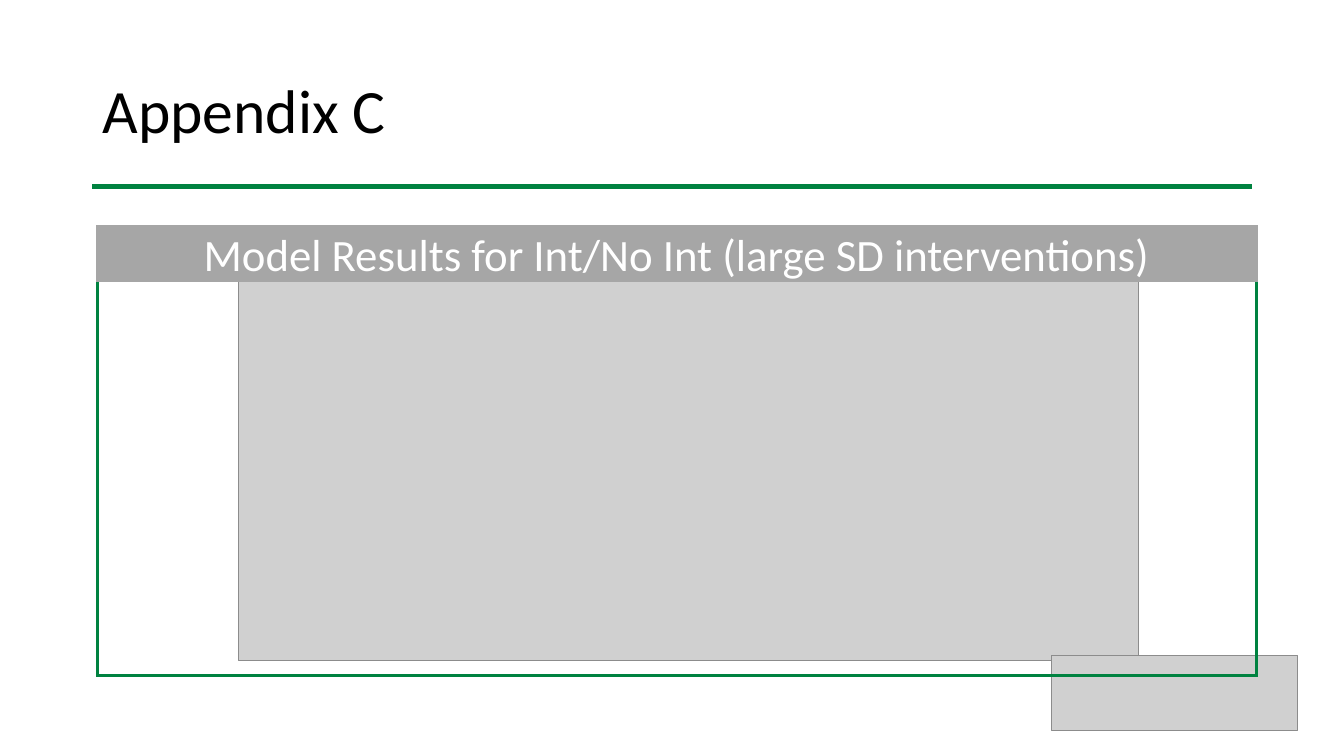
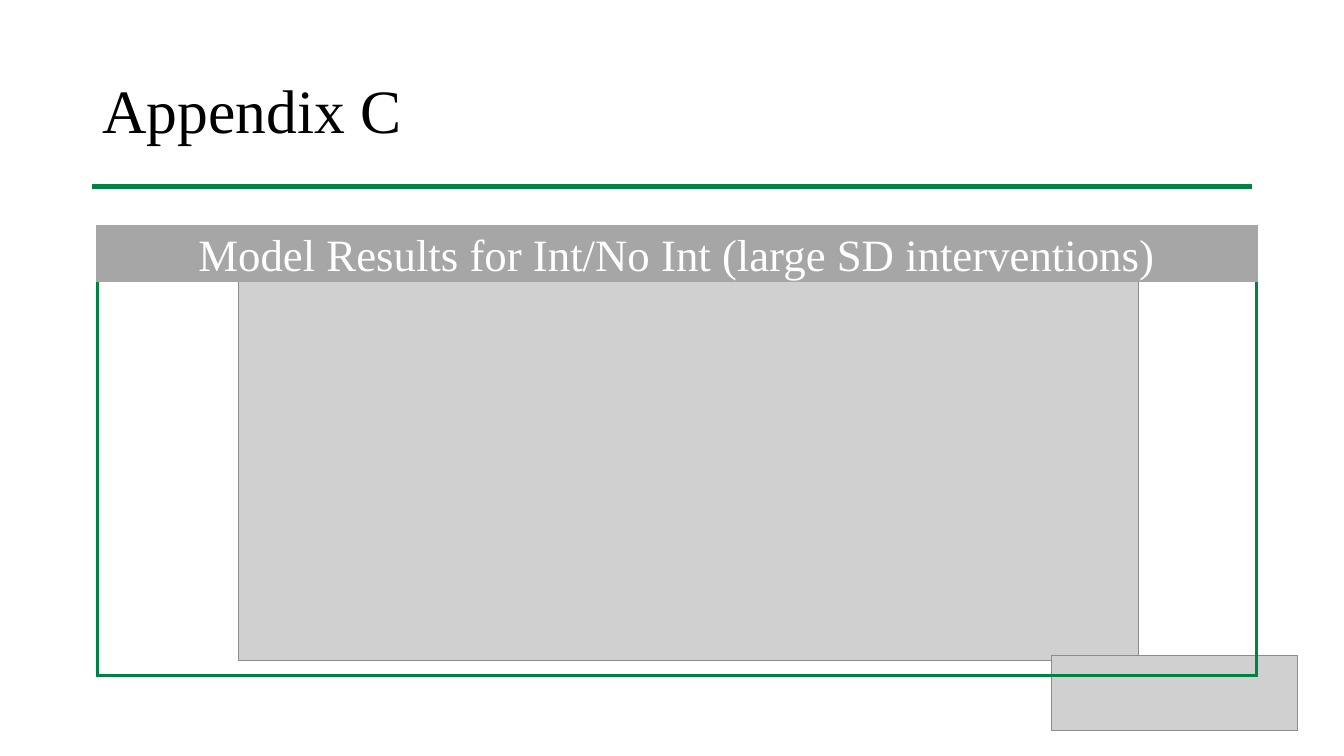
Before and after one commit to larsphilipp/ResSem19, a slide deck: slide 21 of Plots/Presentation_Stauffenegger_Woessner.pptx. Drawn at 1344x756 pixels with LibreOffice and Linux fonts; fonts in the diff are those of the drawing; grey boxes stand for pictures. Boxes give left, top, right and bottom in pixels: in the first picture for what was removed or moved away, otherwise in the second. Text is boxed around its words. In the diff, an @@ line names an element or a change of style, - is before the commit and + after.

Commit message:
updated

```diff
--- a/Plots/Presentation_Stauffenegger_Woessner.pptx
+++ b/Plots/Presentation_Stauffenegger_Woessner.pptx
@@ title "Appendix C" at (102, 90, 402, 144): font Calibri to Times New Roman @@
@@ rectangle "Model Results for Int/No Int ..." at (98, 227, 1257, 281): font Calibri to Times New Roman @@
```
Also in this commit, not shown: 23 other slides changed.
